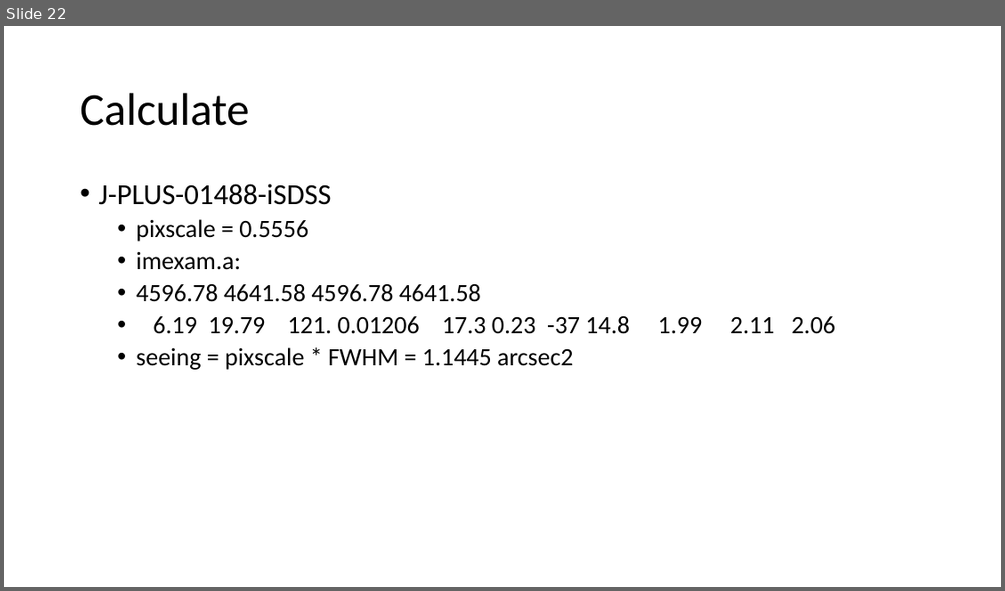
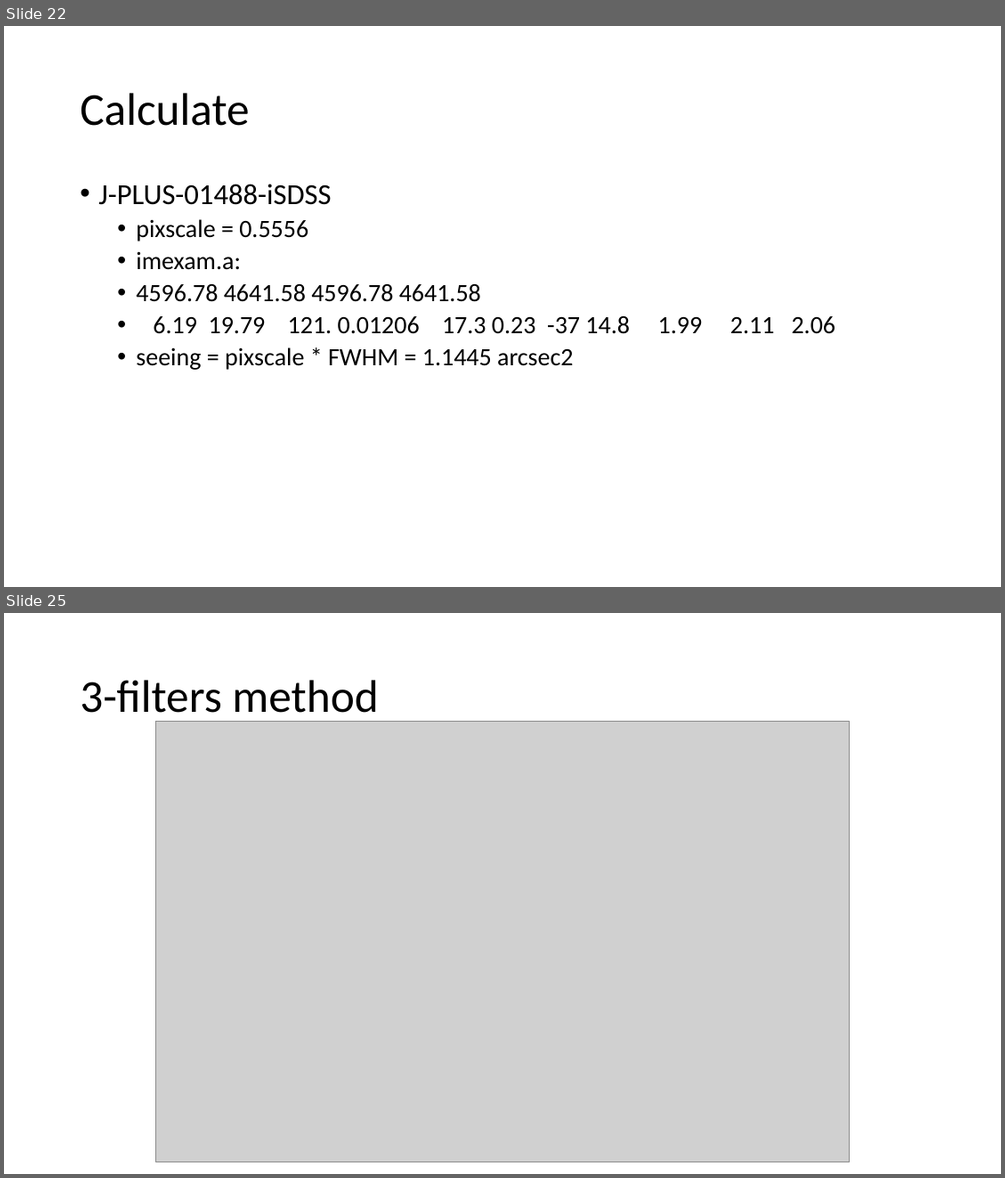
Before and after one commit to lmytime/Mingyu_astro_code, a slide deck: Astro.pptx. Shown one above the other, each under a label of ours: slide 22 before the commit, slides 22 and 25 after it; the slides between them are not shown. The pictures are 1005x591 and 1005x1178 pixels, drawn with LibreOffice and Linux fonts; fonts in the diff are those of the drawing; grey boxes stand for pictures. Boxes give left, top, right and bottom in pixels: in the first picture for what was removed or moved away, otherwise in the second. Text is boxed around its words. In the diff, an @@ line names an element or a change of style, - is before the commit and + after.

```diff
--- a/Astro.pptx
+++ b/Astro.pptx
@@ slide 25 added at [4, 613, 1001, 1174], background #FFFFFF @@
@@ title added at [80, 680, 378, 722], 44 pt, text #000000 @@
+3-filters method
@@ picture added at [156, 722, 849, 1162] @@
```
Also in this commit, not shown: 3 other slides added, 33 other files.
